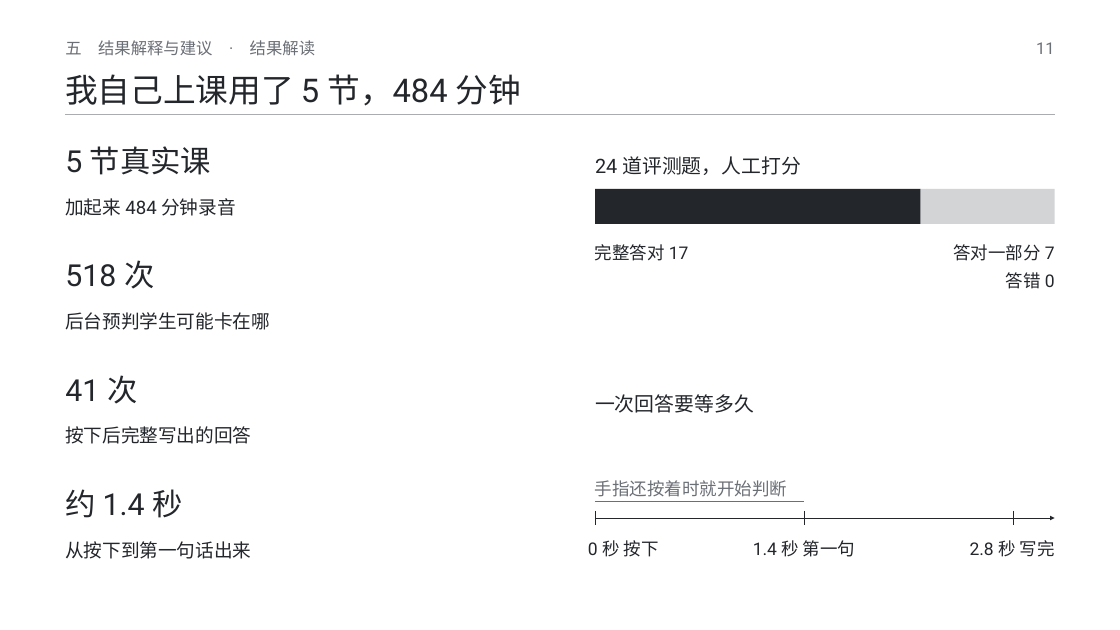
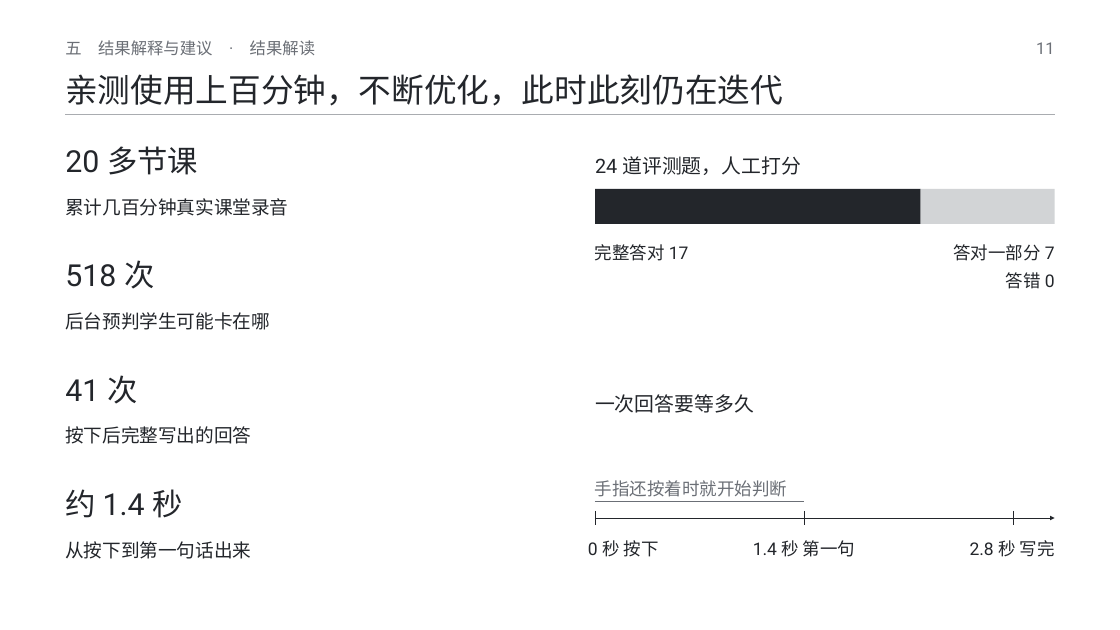
Before and after one commit to explorerzkb/suike-demo, a slide deck: slide 11 of intro/suike-ppt.pptx. Drawn at 1120x630 pixels with LibreOffice and Linux fonts; fonts in the diff are those of the drawing; background and template pictures are left out. Boxes give left, top, right and bottom in pixels: in the first picture for what was removed or moved away, otherwise in the second. Text is boxed around its words. In the diff, an @@ line names an element or a change of style, - is before the commit and + after.

```diff
--- a/intro/suike-ppt.pptx
+++ b/intro/suike-ppt.pptx
@@ text at (x1=65, y1=74, x2=783, y2=106): text changed @@
-我自己上课用了 5 节，484 分钟
+亲测使用上百分钟，不断优化，此时此刻仍在迭代
@@ text at (x1=65, y1=146, x2=198, y2=175): text changed @@
-5 节真实课
+20 多节课
@@ text at (x1=65, y1=198, x2=288, y2=216): text changed @@
-加起来 484 分钟录音
+累计几百分钟真实课堂录音
```
Also in this commit, not shown: 3 other files.
